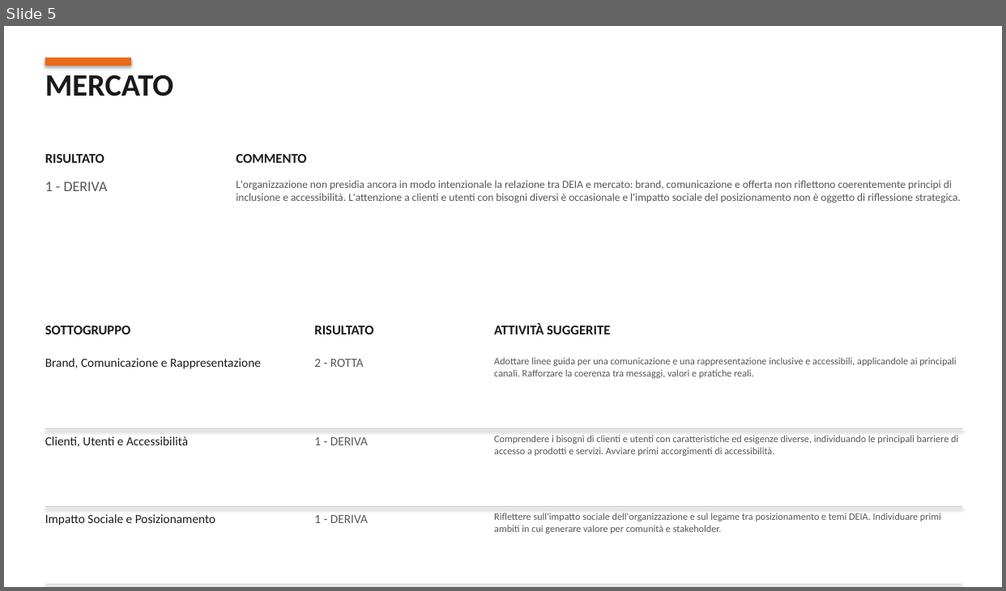
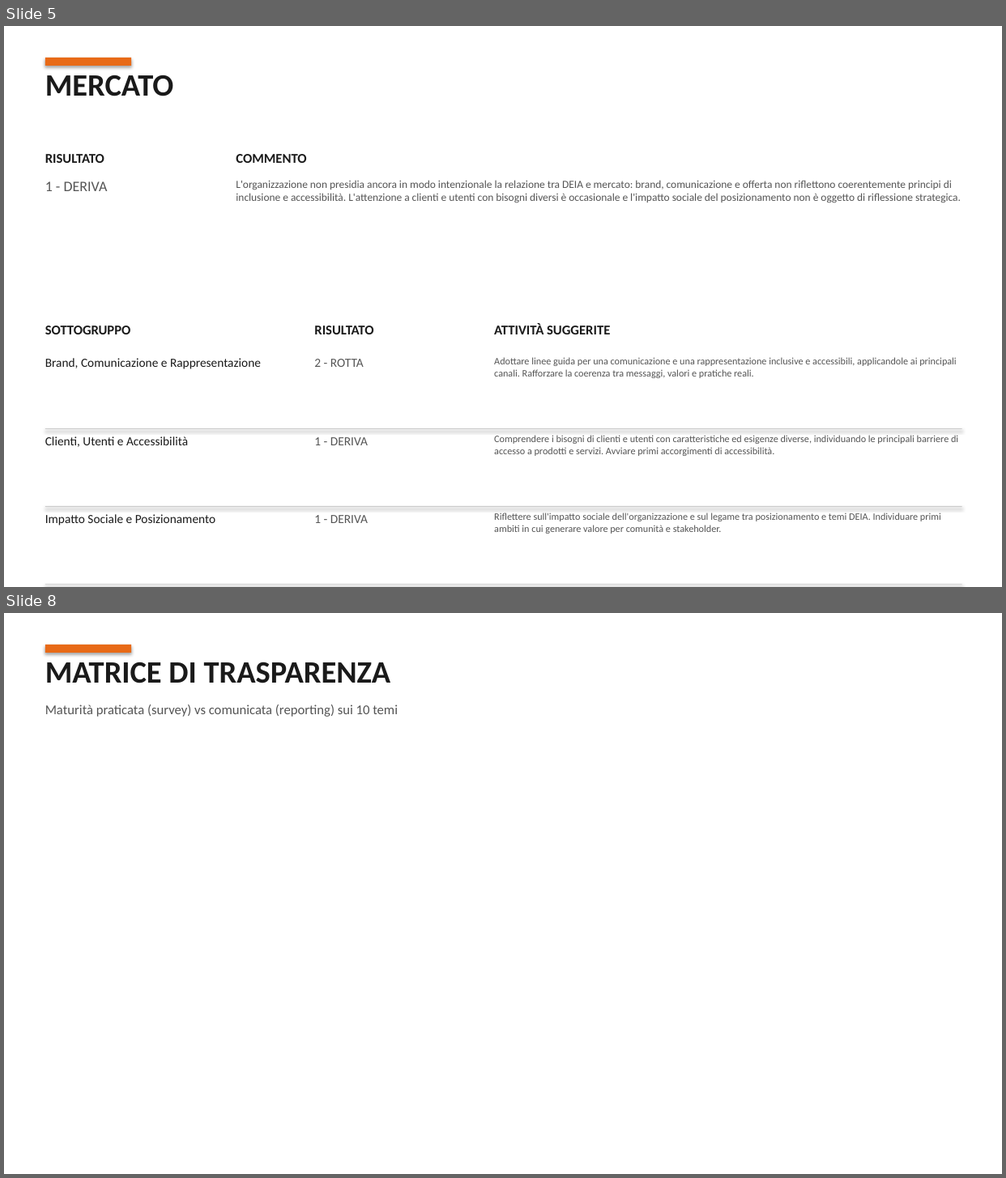
Before and after one commit to Frenz86/OsservatorioGalactica, a slide deck: mod1/assessment_demo_compilato.pptx. Shown one above the other, each under a label of ours: slide 5 before the commit, slides 5 and 8 after it; the slides between them are not shown. The pictures are 1006x591 and 1006x1178 pixels, drawn with LibreOffice and Linux fonts; fonts in the diff are those of the drawing. Boxes give left, top, right and bottom in pixels: in the first picture for what was removed or moved away, otherwise in the second. Text is boxed around its words. In the diff, an @@ line names an element or a change of style, - is before the commit and + after.

```diff
--- a/mod1/assessment_demo_compilato.pptx
+++ b/mod1/assessment_demo_compilato.pptx
@@ slide 8 added at bbox=[4, 613, 1002, 1174], background #FFFFFF @@
@@ rectangle added at bbox=[45, 645, 131, 653], fill #E86A17 @@
@@ text added at bbox=[45, 662, 390, 683], 30 pt, text #1A1A1A, bold @@
+MATRICE DI TRASPARENZA
@@ text added at bbox=[45, 705, 398, 717], 13 pt, text #555555 @@
+Maturità praticata (survey) vs comunicata (reporting) sui 10 temi
```
Also in this commit, not shown: 1 slide changed, 3 other slides added, 12 other files.
